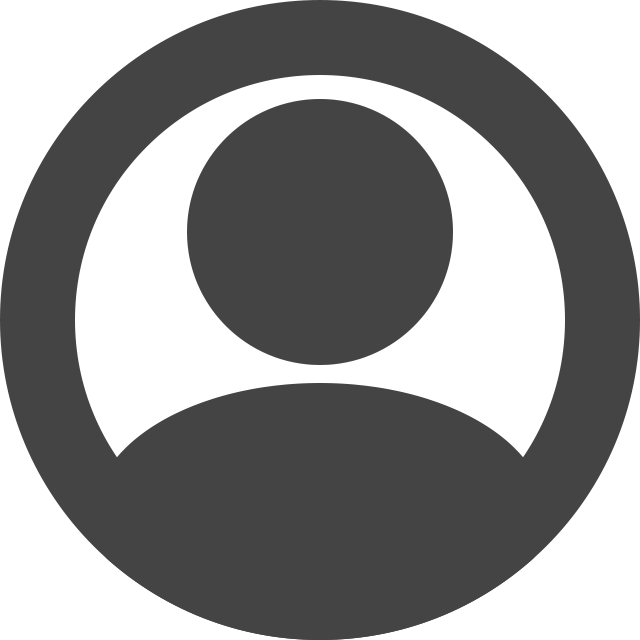
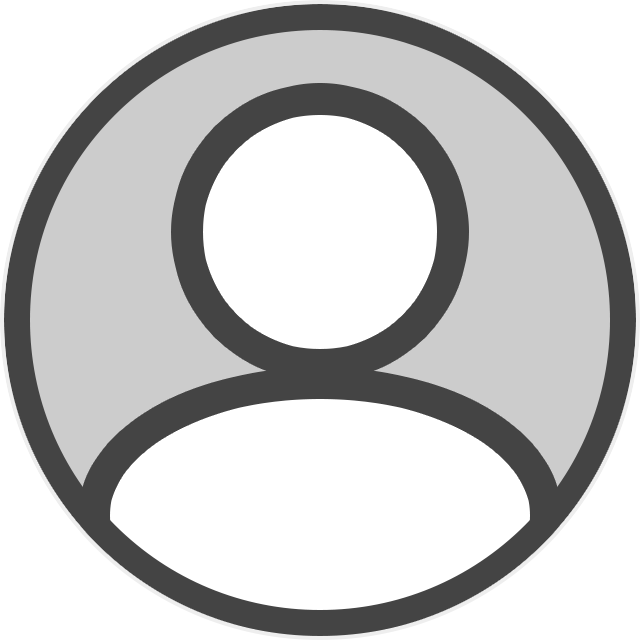
Before/after of a 640 × 640 layered artwork. What changed in the layer stack:
painted on "Ellipse 1" over [30, 30, 610, 610]
added group "Group 2" with 2 layers in group "Group 1" over [94, 99, 546, 640]
moved "Ellipse 3" into group "Group 2" over [187, 99, 453, 365]
moved "Ellipse 2" into group "Group 2" over [94, 383, 546, 640]
moved "Ellipse 4" into group "Group 1", painted on it over [18, 18, 623, 623]
